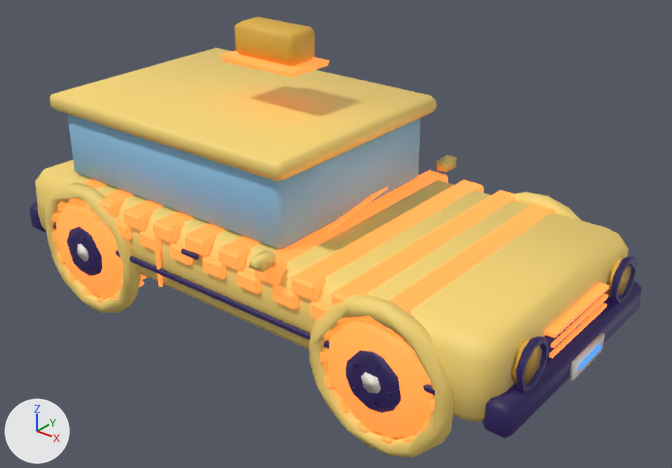
One commit to the glTF model public/models/lod/taxi.glb: the scene before it, then after it.
Before and after are seen from a 50 mm camera at (4.12, -4.82, 3.66) aimed at (0.26, 0.0, 0.68). The lights are fixed; the arrows at lower left show +X, +Y and +Z. The first picture is the older version. Where no turn or scale is listed for an object, it has been applied to the vertices. Vertices at exactly the same position are counted once.

Names of what the first picture shows: 'taxi'.
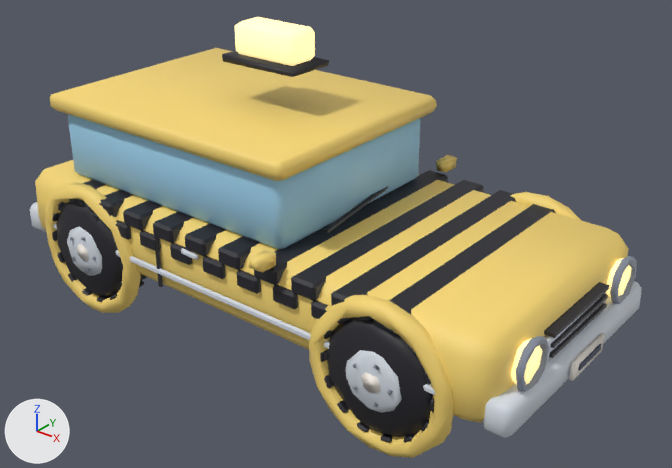
Pixel boxes (x1, y1, x2, y2) of what changed, in the pictures (672 x 468 px; the box of a moved part takes in the faces that stretch with it):
```json
{"part": 1, "of": "me_taxi_003", "change": "moved or reshaped", "before": [58, 169, 392, 406], "after": [58, 169, 392, 406]}
{"part": 2, "of": "me_taxi_003", "change": "surface changed", "before": [29, 17, 641, 449], "after": [29, 17, 641, 449]}
```

Scene script edits in JSON lines:
```json
{"block": "me_taxi_003", "where": "# used by ob_taxi; location = (0.0, 0.0, 1.017)"}
{"op": "remove", "block": "me_taxi_003", "code": "me_taxi_003.from_pydata(...)  # 3212 vertices, 5951 faces; spans x -2.29..2.29, y -1.14..1.14, z -1.13..1.13"}
{"op": "add", "block": "me_taxi_003", "code": "me_taxi_003.from_pydata(...)  # 3212 vertices, 5952 faces; spans x -2.29..2.29, y -1.14..1.14, z -1.13..1.13"}
{"block": "me_taxi_003", "change": "me_taxi_003 part 1"}
{"block": "me_taxi_003", "change": "39 vertices are removed from x -1.6..1.54, y -1.09..1.09, z -0.98..-0.44"}
{"block": "me_taxi_003", "change": "160 faces are deleted"}
{"block": "me_taxi_003", "change": "15 vertices move within x -1.76..1.76, y -1.06..1.03, z -0.75..-0.25"}
{"block": "me_taxi_003", "change": "39 vertices are added at x -1.64..1.53, y -1.09..1.09, z -0.75..0.44"}
{"block": "me_taxi_003", "change": "161 new faces join them"}
{"block": "me_taxi_003", "change": "me_taxi_003 part 2: 5791 kept faces spanning x -2.29..2.29, y -1.14..1.14, z -1.13..1.13 get new texture (UV) coordinates"}
{"block": "me_taxi_003", "change": "other edits to the shape of me_taxi_003 do not show in these pictures"}
```
